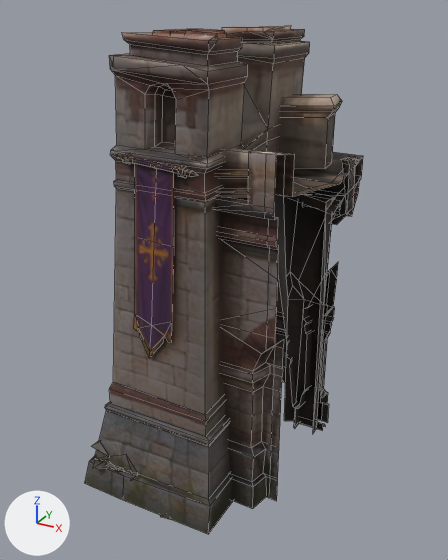
Renders of the FBX model Assets/_Game/Art/CoastalImports/WallRunLeft_00/WallRunLeft_00.fbx from each side of a commit.
Rendered twice from a camera (50 mm lens) standing at (5.84, -7.93, 7.66) and looking at (1.54, -0.12, 3.75). The axes (+X, +Y, +Z) are drawn at lower left. The lights are the same throughout. The picture after the commit comes second. Mesh edges are drawn as thin lines. Vertices at exactly the same position are counted once.

The first picture shows 'Imported wall section.028'.
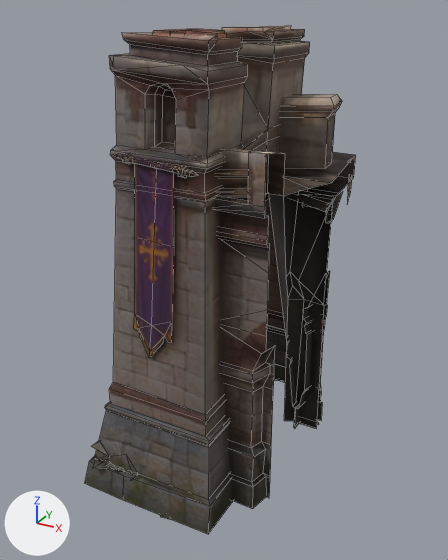
What differs and where, as boxes (x1, y1, x2, y2) in the pictures (448 x 560 px):
'Imported wall section.028', reshaped
    before: (85, 26, 363, 534)
    after: (85, 26, 356, 534)
part 1 of me_authored_wall_slice_033, deleted
    before: (340, 156, 357, 213)
part 2 of me_authored_wall_slice_033, deleted
    before: (265, 153, 363, 501)

Patch to the scene script:
```diff
--- a/Assets/_Game/Art/CoastalImports/WallRunLeft_00/WallRunLeft_00.fbx.py
+++ b/Assets/_Game/Art/CoastalImports/WallRunLeft_00/WallRunLeft_00.fbx.py
@@ me_authored_wall_slice_033 @@
 # used by ob_imported_wall_section_028; location = (0.0, 0.0, 0.0)
-me_authored_wall_slice_033.from_pydata(...)  # 933 vertices, 804 faces; spans x 0.0..3.0, y -2.26..2.26, z 0.68..7.41
+me_authored_wall_slice_033.from_pydata(...)  # 819 vertices, 706 faces; spans x 0.0..2.88, y -2.26..2.26, z 0.68..7.41
+# me_authored_wall_slice_033 part 1: the loose piece of 16 vertices spanning x 2.88..3.0, y 1.07..1.57, z 4.69..5.56 is deleted
+# me_authored_wall_slice_033 part 2
+# 98 vertices are removed from x 2.88..3.0, y -1.56..1.88, z 0.73..6.14
+# 84 faces are deleted
 me_authored_wall_slice_033.materials.append(mat_tripo_mat_2a6beea7)
```
